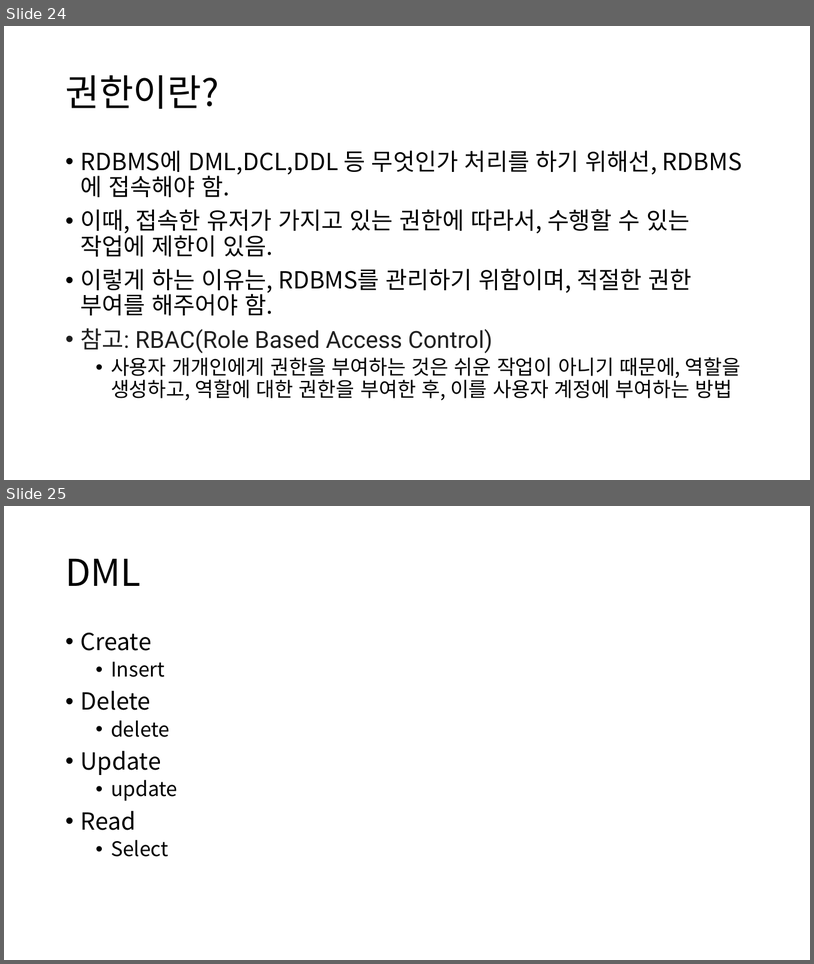
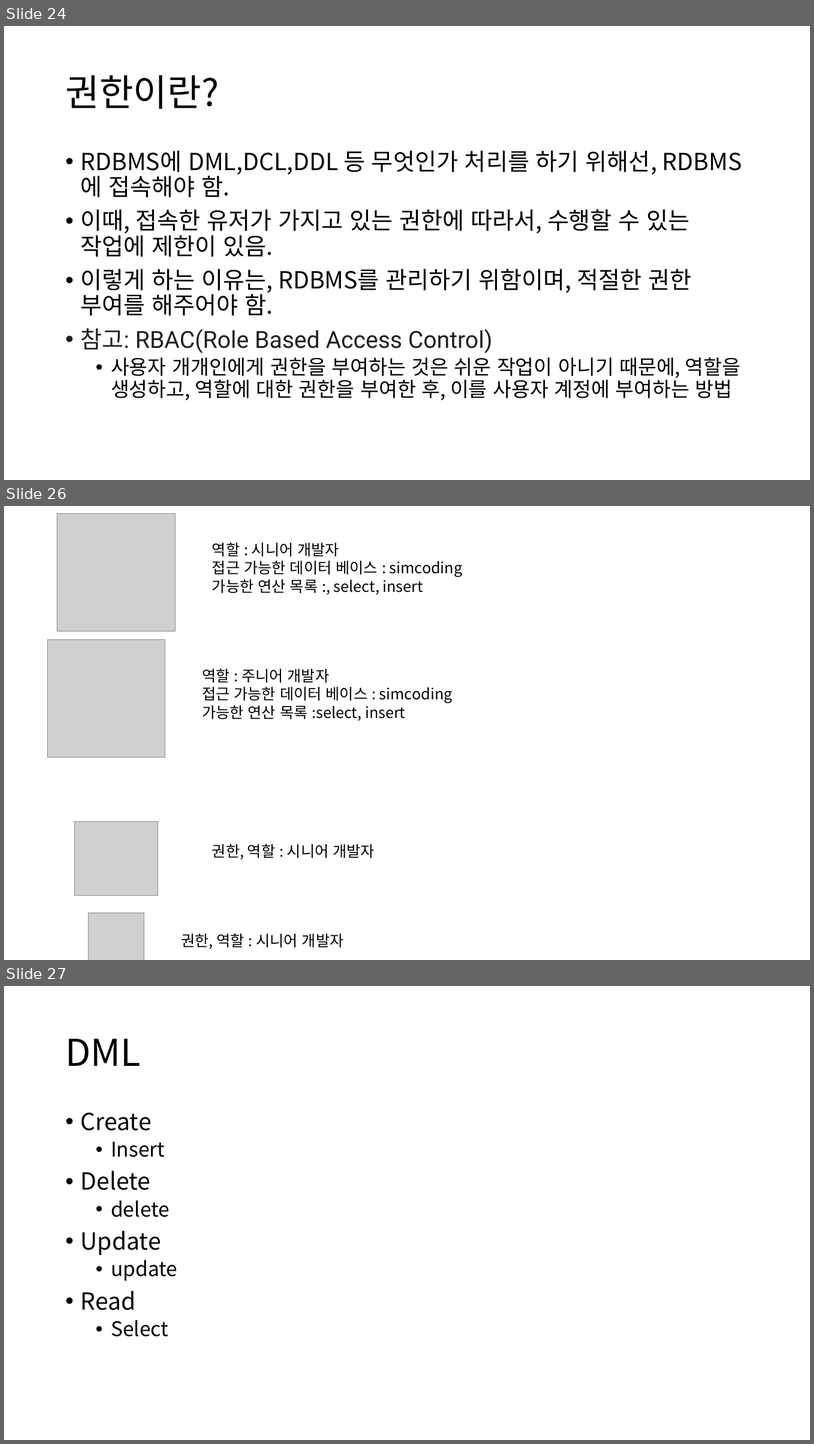
Before and after one commit to Baskervir/simcoding_jm, a slide deck: hy/수업자료/9주차 SQL/SQL.pptx. Shown one above the other, each under a label of ours: slides 24 and 25 before the commit, slides 24, 26 and 27 after it; the slides between them are not shown. The pictures are 814x964 and 814x1444 pixels, drawn with LibreOffice and Linux fonts; fonts in the diff are those of the drawing; grey boxes stand for pictures. Boxes give left, top, right and bottom in pixels: in the first picture for what was removed or moved away, otherwise in the second. Text is boxed around its words. In the diff, an @@ line names an element or a change of style, - is before the commit and + after.

```diff
--- a/hy/수업자료/9주차 SQL/SQL.pptx
+++ b/hy/수업자료/9주차 SQL/SQL.pptx
@@ slide 26 added at [4, 506, 810, 960], background #FFFFFF @@
@@ picture added at [57, 514, 175, 632] @@
@@ text added at [212, 543, 463, 595], 18 pt, text #000000 @@
+역할 : 시니어 개발자
+접근 가능한 데이터 베이스 : simcoding
+가능한 연산 목록 :, select, insert
@@ picture added at [48, 640, 165, 757] @@
@@ text added at [202, 669, 453, 721], 18 pt, text #000000 @@
+역할 : 주니어 개발자
+접근 가능한 데이터 베이스 : simcoding
+가능한 연산 목록 :select, insert
@@ picture added at [74, 821, 158, 895] @@
@@ text added at [212, 844, 375, 859], 18 pt, text #000000 @@
+권한, 역할 : 시니어 개발자
@@ picture added at [89, 913, 144, 960] @@
@@ text added at [181, 933, 344, 949], 18 pt, text #000000 @@
+권한, 역할 : 시니어 개발자
@@ what was slide 25 is now slide 27 @@
```
Also in this commit, not shown: 2 other slides added.
